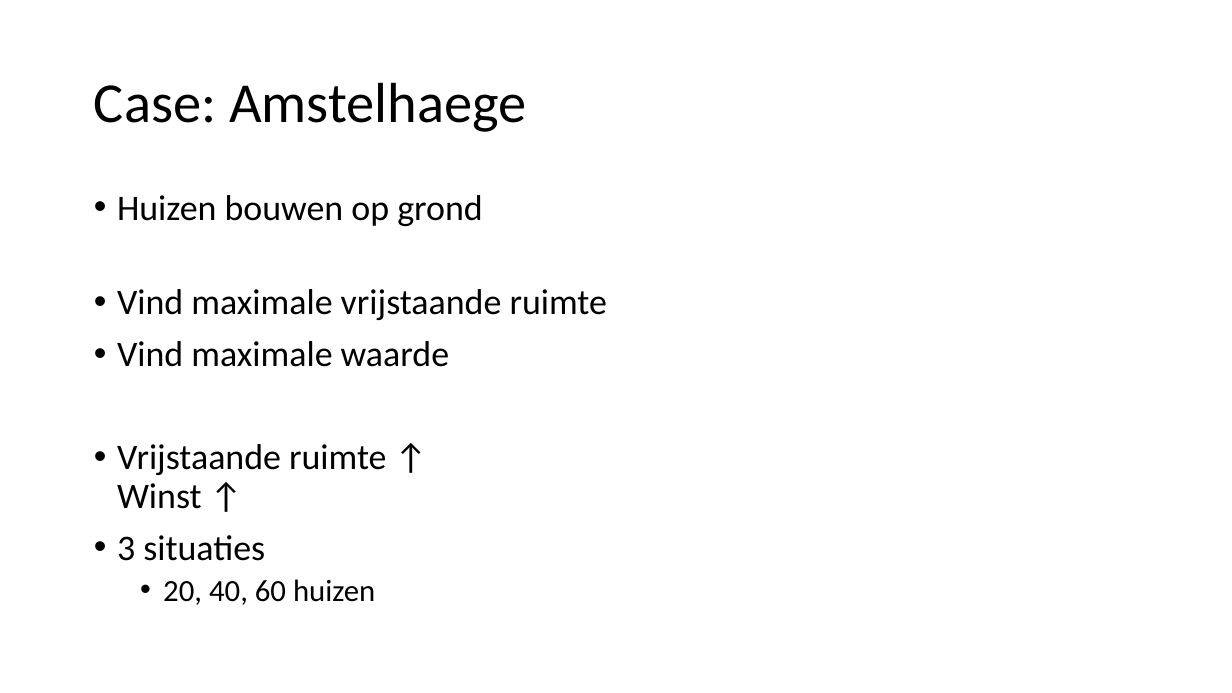
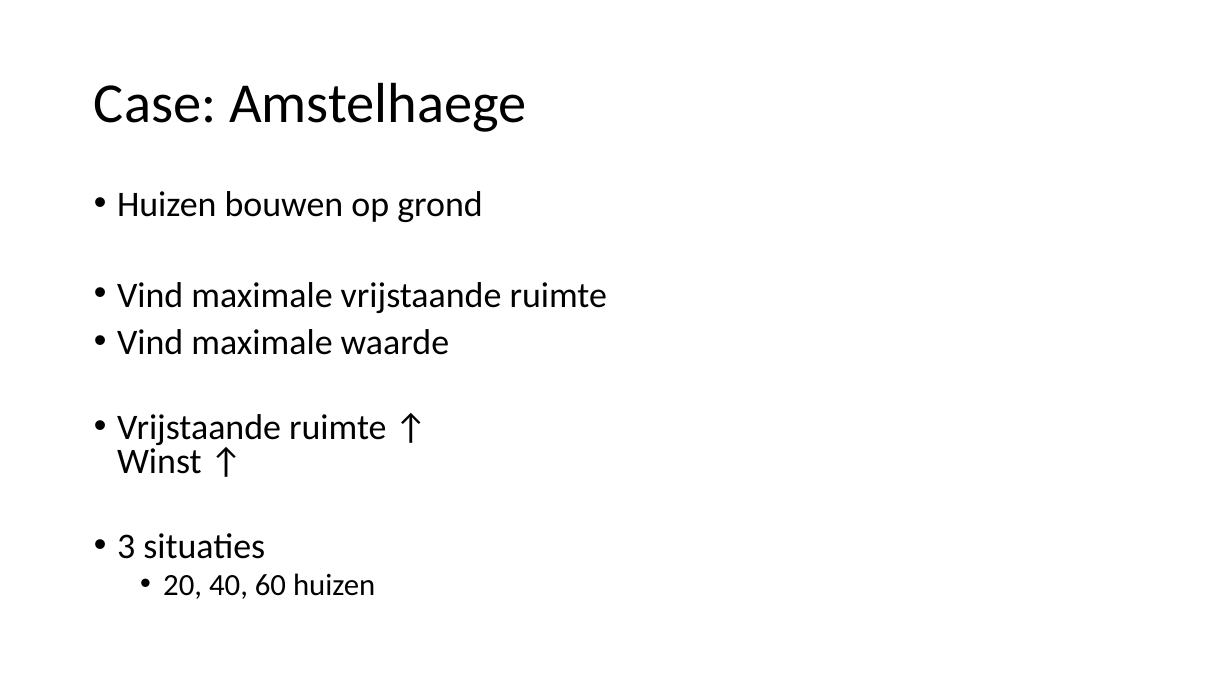
Before and after one commit to TammeThijs/Heuristics, a slide deck: slide 3 of Presentation2.pptx. Drawn at 1232x693 pixels with LibreOffice and Linux fonts; fonts in the diff are those of the drawing; background and template pictures are left out. Boxes give left, top, right and bottom in pixels: in the first picture for what was removed or moved away, otherwise in the second. Text is boxed around its words. In the diff, an @@ line names an element or a change of style, - is before the commit and + after.

```diff
--- a/Presentation2.pptx
+++ b/Presentation2.pptx
@@ text "Huizen bouwen op grond" at box(117, 191, 607, 599): line spacing 0.9 to 0.8 @@
```
Also in this commit, not shown: 7 other slides changed, 6 other files.
